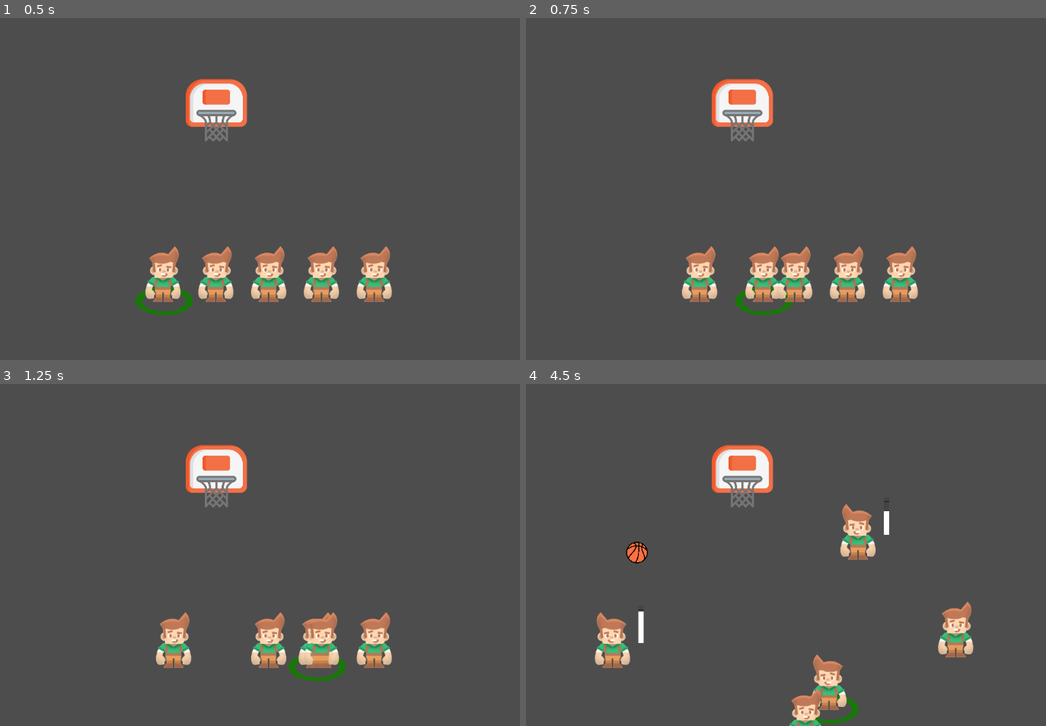
Above: before the commit, frames 1-4 (two rows, left to right).
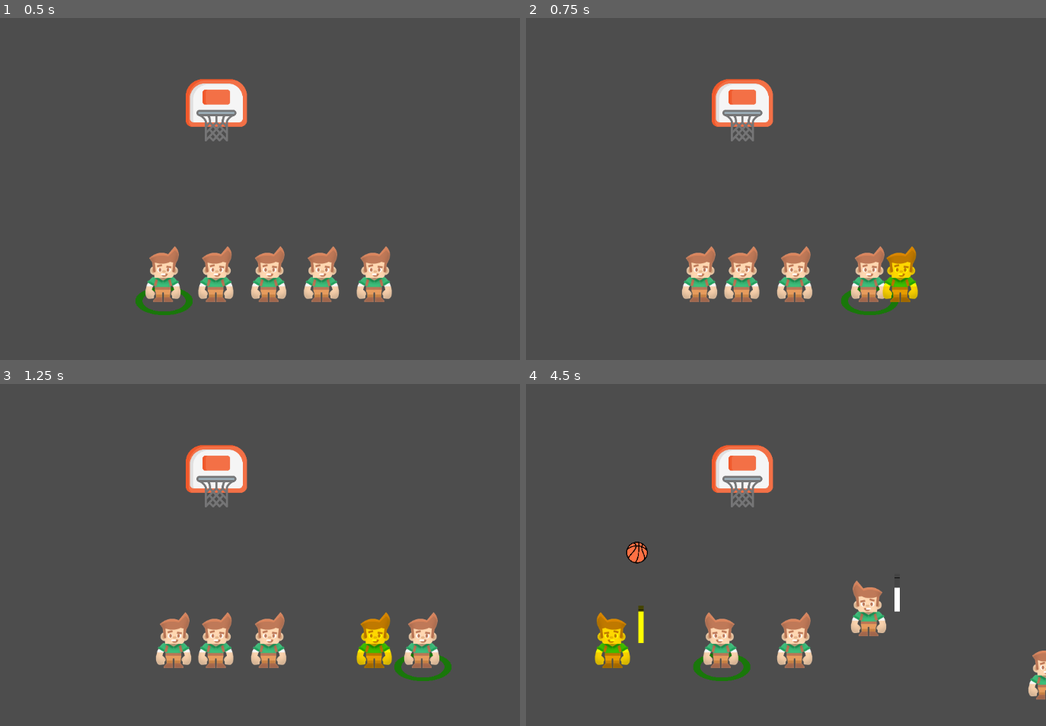
Above: after the commit, the same moments.

Repository: david8zhang/baller-quest-godot
Game: Godot game, scene res://scenes/Main.tscn
Same seed, same stepped clock (60 frames per second), same inputs: the game is played once before the commit and once after it.
Inputs:
- Up to frame 1 (0.5 s): no input
- Up to frame 2 (0.75 s): tap Enter at 0.5 s; hold Right (move_right) from 0.53 s (still down); tap Space (switch_character, bound only before the commit) at 0.6 s
- Up to frame 3 (1.25 s): keep holding Right (move_right)
- Up to frame 4 (4.5 s): release Right (move_right) at 1.28 s; hold Down (move_down) 1.28-2.03 s; tap F (shoot_ball) at 1.35 s; tap Space (switch_character, bound only before the commit) at 1.55, 2.1, 2.85, 3.8, 4.35 s; hold Right (move_right) 2.03-2.78 s; hold Up (move_up) 2.78-3.53 s; hold F (shoot_ball) 3.53-4.28 s; hold Left (move_left) from 3.53 s (still down)

Frame 1 is identical in both runs. In frame 2, 3.7% of the frame differs, in the area x 38-76%, y 66-87%; in frame 3, 3.8%; in frame 4, 6.9%, in the area x 13-100%, y 34-100%.

Commit message:
updated target selection for passes

Diff:
--- a/project.godot
+++ b/project.godot
@@ -46,14 +46,14 @@
 , Object(InputEventKey,"resource_local_to_scene":false,"resource_name":"","device":-1,"window_id":0,"alt_pressed":false,"shift_pressed":false,"ctrl_pressed":false,"meta_pressed":false,"pressed":false,"keycode":0,"physical_keycode":83,"key_label":0,"unicode":115,"echo":false,"script":null)
 ]
 }
-switch_character={
-"deadzone": 0.5,
-"events": [Object(InputEventKey,"resource_local_to_scene":false,"resource_name":"","device":-1,"window_id":0,"alt_pressed":false,"shift_pressed":false,"ctrl_pressed":false,"meta_pressed":false,"pressed":false,"keycode":0,"physical_keycode":32,"key_label":0,"unicode":32,"echo":false,"script":null)
-]
-}
 shoot_ball={
 "deadzone": 0.5,
 "events": [Object(InputEventKey,"resource_local_to_scene":false,"resource_name":"","device":-1,"window_id":0,"alt_pressed":false,"shift_pressed":false,"ctrl_pressed":false,"meta_pressed":false,"pressed":false,"keycode":0,"physical_keycode":70,"key_label":0,"unicode":102,"echo":false,"script":null)
+]
+}
+pass={
+"deadzone": 0.5,
+"events": [Object(InputEventKey,"resource_local_to_scene":false,"resource_name":"","device":-1,"window_id":0,"alt_pressed":false,"shift_pressed":false,"ctrl_pressed":false,"meta_pressed":false,"pressed":false,"keycode":0,"physical_keycode":32,"key_label":0,"unicode":32,"echo":false,"script":null)
 ]
 }
 
--- a/scripts/Player.gd
+++ b/scripts/Player.gd
@@ -3,6 +3,7 @@
 
 const SPEED = 300.0
 var screen_size
+var pass_target: Player
 @onready var player_manager: PlayerManager = get_node("/root/Main/PlayerManager")
 @onready var hoop: Hoop = get_node("/root/Main/Hoop") as Hoop
 @export var ball_scene: PackedScene
@@ -26,11 +27,13 @@
 			velocity.y -= 1
 		if velocity.length() > 0:
 			velocity = velocity.normalized() * SPEED
+			update_pass_target(velocity)
 		position += velocity * delta
 		position.x = clamp(position.x, -screen_size.x / 2, screen_size.x / 2)
 		position.y = clamp(position.y, -screen_size.y / 2, screen_size.y / 2)
 		if velocity.x != 0:
 			$Sprite2D.flip_h = velocity.x < 0
+
 		if Input.is_action_pressed("shoot_ball"):
 			shot_meter.fill(2, 0.9)
 			shot_meter.visible = true
@@ -42,6 +45,31 @@
 			shot_meter.display_feedback()
 			var shot_result = shot_meter.get_shot_result()
 			shoot_ball(shot_result)
+		if Input.is_action_just_pressed("pass"):
+			if pass_target != null:
+				pass_target.modulate = Color(1, 1, 1)
+				player_manager.switch_to_player(pass_target)
+				pass_target = null
+
+
+func update_pass_target(velocity: Vector2):
+	if pass_target != null:
+		pass_target.modulate = Color(1, 1, 1)
+	var src_position = position + velocity
+	var closest_player
+	var min_dist = INF
+	for player in player_manager.players:
+		if player != self:
+			var dist = src_position.distance_to(player.position)
+			if dist < min_dist:
+				min_dist = dist
+				closest_player = player
+	closest_player.show_pass_cursor()
+	pass_target = closest_player
+
+
+func show_pass_cursor():
+	self.modulate = Color(1, 1, 0)
 
 
 func shoot_ball(shot_result: ShotMeter.SHOT_RESULT):
--- a/scripts/PlayerManager.gd
+++ b/scripts/PlayerManager.gd
@@ -2,8 +2,6 @@
 extends Node
 
 @export var player_scene: PackedScene
-
-var selected_player_index: int = 0
 var selected_player: Player = null
 var players: Array = []
 
@@ -14,16 +12,12 @@
 		new_player.position = Vector2(i * 100 - 100, 150)
 		players.append(new_player)
 		add_child(new_player)
-	selected_player = players[selected_player_index]
+	selected_player = players[0]
 	selected_player.select()
 
-func _input(ev: InputEvent):
-	if Input.is_action_just_pressed("switch_character"):
-		switch_selected_player()
 
-func switch_selected_player():
+func switch_to_player(player: Player):
 	# De-select the current selected player
 	selected_player.deselect()
-	selected_player_index = (selected_player_index + 1) % players.size()
-	selected_player = players[selected_player_index]
+	selected_player = player
 	selected_player.select()
